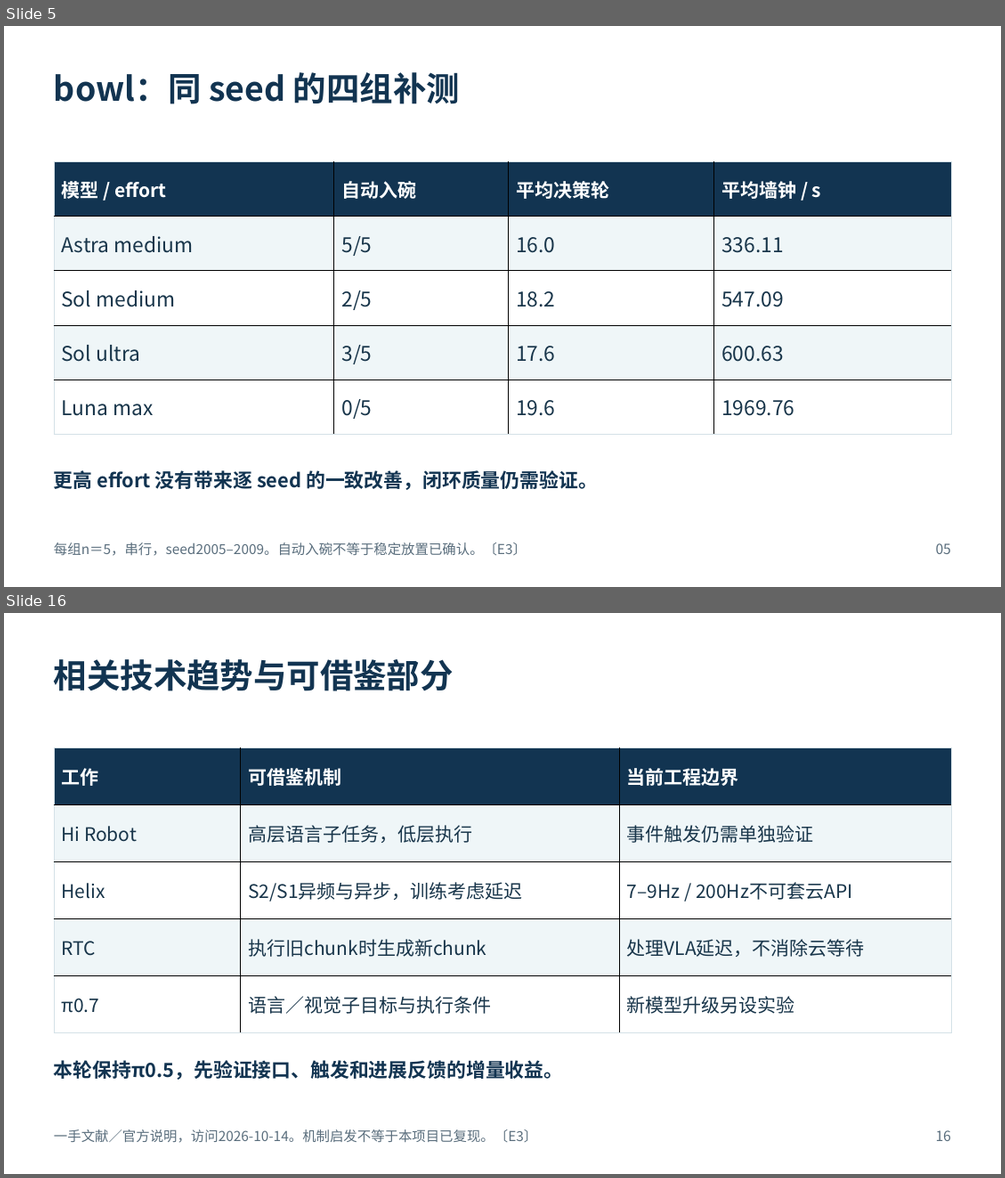
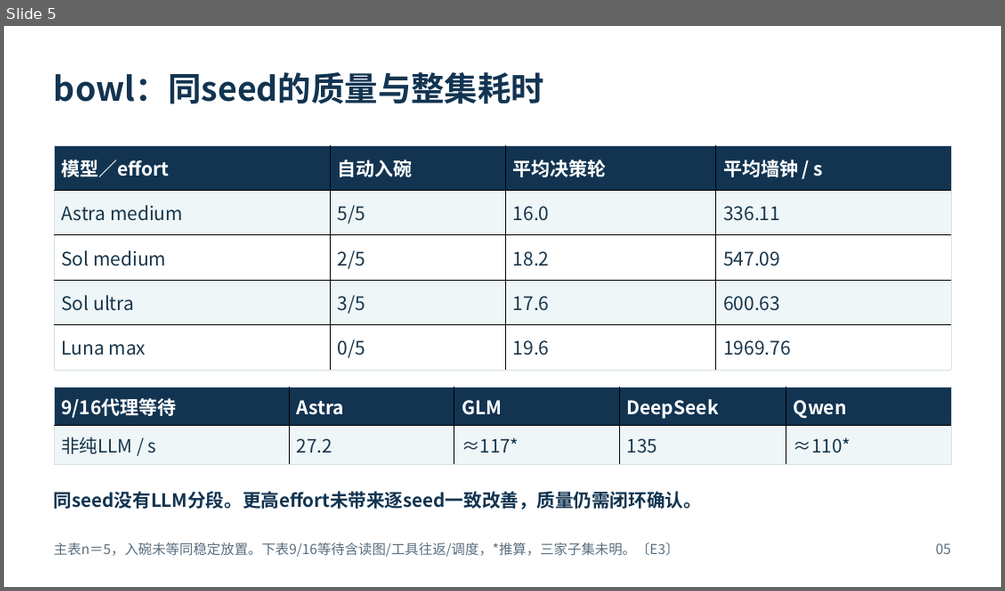
Before and after one commit to Xxc33128/embodied-ai, a slide deck: weeks/2026_1012-1018_RPent多模型性能分析/2026-10-14-综合性能评估/具身智能推理性能评估汇报.pptx. Shown one above the other, each under a label of ours: slides 5 and 16 before the commit, slide 5 after it; the slides between them are not shown. The pictures are 1005x1178 and 1005x591 pixels, drawn with LibreOffice and Linux fonts; fonts in the diff are those of the drawing. Boxes give left, top, right and bottom in pixels: in the first picture for what was removed or moved away, otherwise in the second. Text is boxed around its words. In the diff, an @@ line names an element or a change of style, - is before the commit and + after.

```diff
--- a/weeks/2026_1012-1018_RPent多模型性能分析/2026-10-14-综合性能评估/具身智能推理性能评估汇报.pptx
+++ b/weeks/2026_1012-1018_RPent多模型性能分析/2026-10-14-综合性能评估/具身智能推理性能评估汇报.pptx
@@ slide 16 removed at (4, 613, 1001, 1174), background #FFFFFF @@
@@ text removed at (54, 659, 453, 691) @@
-相关技术趋势与可借鉴部分
@@ table removed at (54, 747, 952, 1032), 5 rows, 3 columns @@
-工作 | 可借鉴机制 | 当前工程边界
-Hi Robot | 高层语言子任务，低层执行 | 事件触发仍需单独验证
-Helix | S2/S1异频与异步，训练考虑延迟 | 7–9Hz / 200Hz不可套云API
-RTC | 执行旧chunk时生成新chunk | 处理VLA延迟，不消除云等待
-π0.7 | 语言／视觉子目标与执行条件 | 新模型升级另设实验
@@ text removed at (54, 1060, 563, 1079) @@
-本轮保持π0.5，先验证接口、触发和进展反馈的增量收益。
@@ text removed at (54, 1129, 537, 1143) @@
-一手文献／官方说明，访问2026-10-14。机制启发不等于本项目已复现。〔E3〕
@@ text removed at (936, 1130, 951, 1141) @@
-16
@@ slide 5 changed as well @@
@@ text at (54, 72, 544, 104): text changed @@
-bowl：同 seed 的四组补测
+bowl：同seed的质量与整集耗时
@@ table at (54, 145, 952, 370) @@
-row 1, column 1: 模型 / effort
+row 1, column 1: 模型／effort
@@ size 19.5 to 18 pt in "Astra medium", "5/5", "16.0", "336.11" and 12 more places @@
@@ table: place and size @@
-table at (54, 161, 952, 435)
+table at (54, 145, 952, 370)
@@ table added at (54, 386, 952, 464), 2 rows, 5 columns @@
+9/16代理等待 | Astra | GLM | DeepSeek | Qwen
+非纯LLM / s | 27.2 | ≈117* | 135 | ≈110*
@@ text at (54, 491, 702, 509): text changed; size 18.8 to 17.6 pt @@
-更高 effort 没有带来逐 seed 的一致改善，闭环质量仍需验证。
+同seed没有LLM分段。更高effort未带来逐seed一致改善，质量仍需闭环确认。
@@ text at (54, 542, 680, 556): text changed @@
-每组n＝5，串行，seed2005–2009。自动入碗不等于稳定放置已确认。〔E3〕
+主表n＝5，入碗未等同稳定放置。下表9/16等待含读图/工具往返/调度，*推算，三家子集未明。〔E3〕
```
Also in this commit, not shown: 5 other slides changed, 13 slides added, 13 other slides removed, 4 other files.
